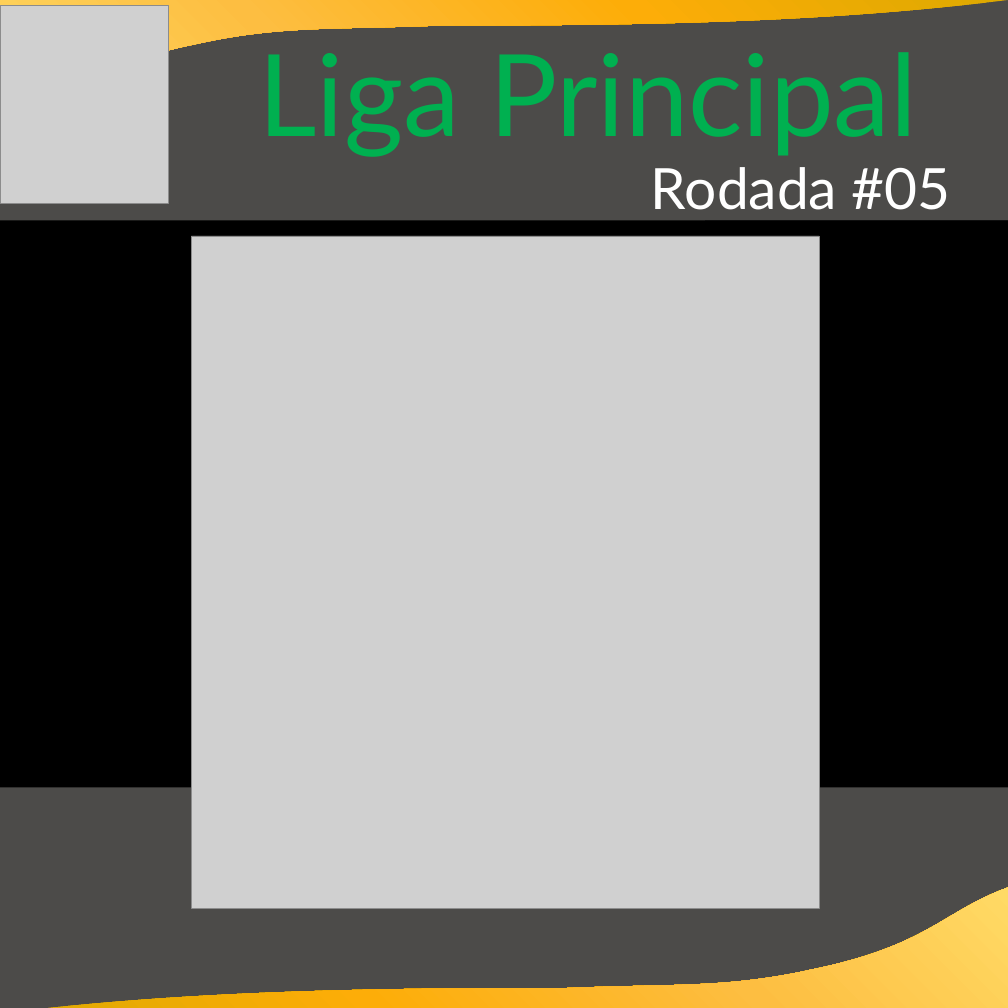
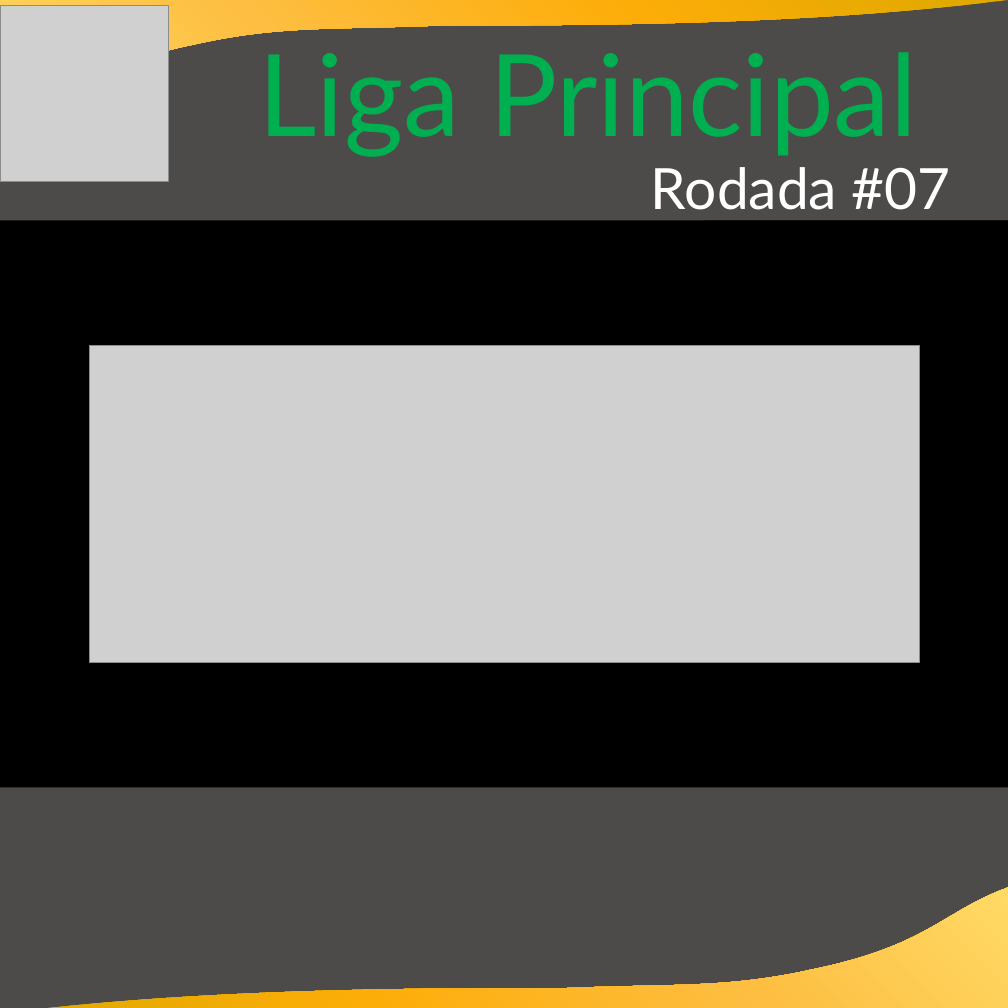
Before and after one commit to cknakayama/automacao_ligaroletarussa2021, a slide deck: slide 2 of Informativos.pptx. Drawn at 1008x1008 pixels with LibreOffice and Linux fonts; fonts in the diff are those of the drawing; grey boxes stand for pictures; background and template pictures are left out. Boxes give left, top, right and bottom in pixels: in the first picture for what was removed or moved away, otherwise in the second. Text is boxed around its words. In the diff, an @@ line names an element or a change of style, - is before the commit and + after.

Commit message:
atualização rodada 07

```diff
--- a/Informativos.pptx
+++ b/Informativos.pptx
@@ picture: place and size @@
-picture at [0, 6, 168, 203]
+picture at [0, 6, 168, 182]
@@ text at [651, 167, 951, 210]: text changed @@
-Rodada #05
+Rodada #07
@@ picture: place and size @@
-picture at [191, 236, 819, 908]
+picture at [90, 346, 919, 663]
```
Also in this commit, not shown: 7 other slides changed, 5 other files.
